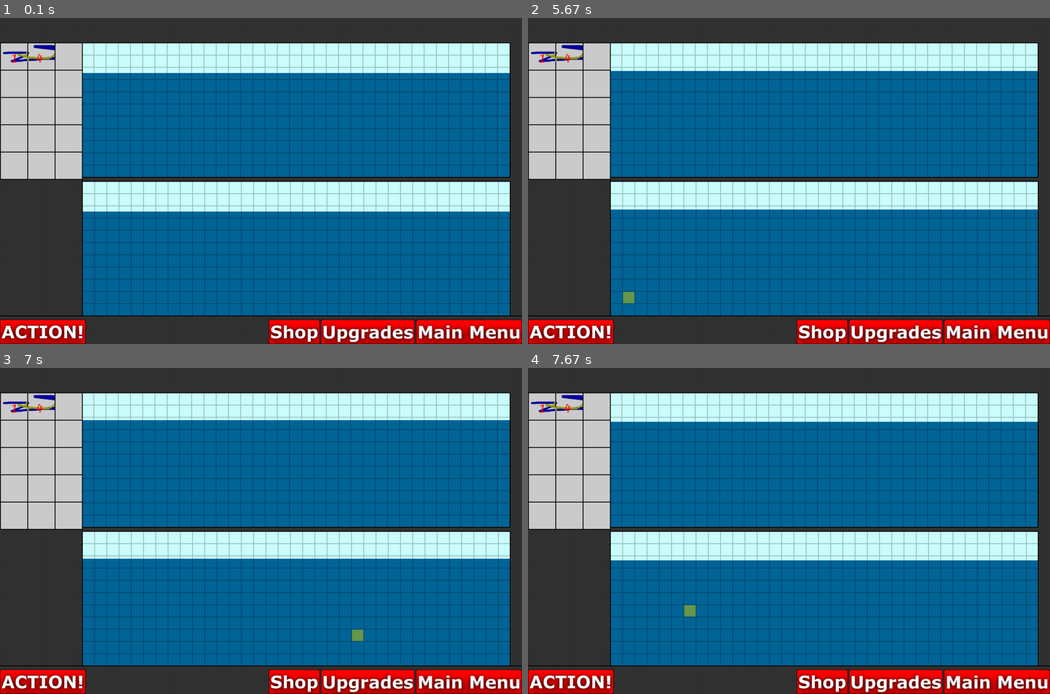
Above: before the commit, frames 1-4 (two rows, left to right).
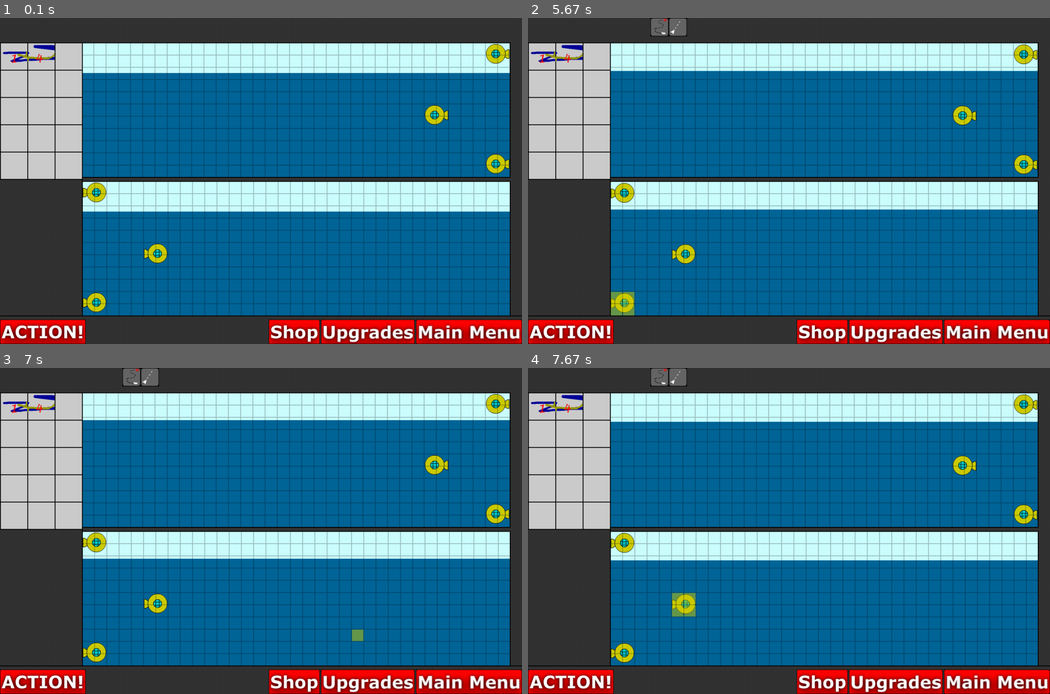
Above: after the commit, the same moments.

Repository: dannenberg/LIFDOFF
Game: pygame game, started from conquertheseas/src/main.py
Two runs of this game, one before a commit and one after it. Both use one fixed random seed, a clock stepped at 60 frames per second and the inputs below. The source is Python 2; it was converted automatically to run under Python 3.
Inputs (mouse positions are in pixels of both pictures, inside the frame that each line leads up to):
- Up to frame 1 (0.1 s): no input
- Up to frame 2 (5.67 s): click (789, 181) at 0.38 s; click (569, 109) at 0.72 s; click (627, 132) at 1.05 s; click (653, 60) at 1.38 s; click (820, 330) at 1.72 s; click (1013, 334) at 2.05 s; click (773, 125) at 2.38 s; click (715, 112) at 2.72 s; click (924, 151) at 3.05 s; click (950, 174) at 3.38 s; click (898, 122) at 3.72 s; click (637, 119) at 4.05 s; click (809, 167) at 4.38 s; click (637, 161) at 4.72 s; click (710, 275) at 5.05 s; click (632, 301) at 5.38 s
- Up to frame 3 (7 s): click (99, 550) at 5.72 s; click (443, 527) at 6.05 s; click (135, 442) at 6.38 s; click (354, 638) at 6.72 s
- Up to frame 4 (7.67 s): click (757, 433) at 7.05 s; click (689, 612) at 7.38 s

The runs differ from the first frame. In frame 1, 1.2% of the frame differs, in the area x 15-98%, y 8-91%; in frame 2, 1.7%, in the area x 15-98%, y 0-92%; in frame 3, 1.6%; in frame 4, 1.7%.

Commit message:
Now there's two boards!

Diff:
--- a/conquertheseas/src/board.py
+++ b/conquertheseas/src/board.py
@@ -1,4 +1,5 @@
 from unit import Unit,UnitFactory
+from defense import DefensiveUnit
 from action import Action
 from constants import SQUARE_SIZE
 import pygame
@@ -11,6 +12,8 @@
         self.cells = [[None for _ in xrange(h)] for _ in xrange(w)]    # initialize the board size
         self.units = []
         self.arrows = pygame.image.load("../img/arrow.png")  # TODO: Load cool image which i haven't done yet.
+        for i in xrange(3):
+            self.add_unit(DefensiveUnit(i))
 
     def draw_board(self):
         for x in self.units:
--- a/conquertheseas/src/defense.py
+++ b/conquertheseas/src/defense.py
@@ -1,11 +1,15 @@
 from unit import Unit
 from action import Action
+from constants import *
 
 class DefensiveUnit(Unit):
-    def __init__(self, (x,y), (w,h), imgsrc):
+    def __init__(self, idd):
+        (x,y) = ((0,0),(5,5),(0,9))[idd]
+        (w,h) = ((2,2),(2,2),(2,2))[idd]
+        imgsrc = ("../img/yellow_sub.png","../img/yellow_sub.png","../img/yellow_sub.png")[idd]
         super(DefensiveUnit, self).__init__((x,y), (w,h), imgsrc, Unit.DEFENSE)
         self._abilities = [Action.MOVE, Action.SHOOT]
-        self._addons = []
+        self.addons = []
 
     def draw_sprite(self, destsurface, loc = None):
         self.advance_sprite()
--- a/conquertheseas/src/screens/gamescreen.py
+++ b/conquertheseas/src/screens/gamescreen.py
@@ -39,10 +39,28 @@
             self.command = "transition shop"
         self.clickbox.append((660,742,122,57), toShop) # SO MAGICAL!
 
-        def boardclick(scr, mpos):
+        def enemy_boardclick(scr, mpos):
             gpos = (BOARD_SQUARES_X - 1 - mpos[0]//SQUARE_SIZE, mpos[1]//SQUARE_SIZE)
             curunit = self.enemy_board.get_cell_content(gpos)   # grab the unit @ this pos
             print "gamescreen.boardclick "+str(gpos)
+
+            #else:               # clicked on nothing
+            if self.held != None:   # looking to place
+                if not isinstance(self.held, Unit):
+                    print "gamescreen.boardclick: add-pole!"
+                    if 35-OFFENSIVE_PLACEMENT_DEPTH > gpos[0] or not self.enemy_board.add_unit(UnitFactory(self.held, gpos)):
+                        print "gamescreen.boardclick: can't drop here!"
+                        return
+                    self.placing_units = False
+                    self.held = None
+                    self.current_action = None
+                    self.offense_panel.selected = None
+
+        def my_boardclick(scr, mpos):
+            gpos = (mpos[0]//SQUARE_SIZE, mpos[1]//SQUARE_SIZE)
+            curunit = self.my_board.get_cell_content(gpos)   # grab the unit @ this pos
+            print "gamescreen.boardclick "+str(gpos)
+
             if isinstance(self.held, Unit):     # if you're holding a Unit you're probably trying to move somewhere
                 if gpos in self.movement_locs:  # Deselect (you didn't try to move somewhere legal)
                     self.held.queue_movements(x[:2] for x in self.arrow_locs)   # queue his movements based on the arrows
@@ -51,6 +69,7 @@
                 self.current_action = None  # no more "MOVE" action
                 self.movement_locs = []     # clear the highlighted area
                 self.arrow_locs = []
+
             if curunit != None: # clicked on a unit: do as he wants
                 if curunit._class == Unit.DEFENSE:
                     options = curunit.get_abilities()   # get his possible actions
@@ -69,18 +88,9 @@
                             self.action_loc = (gpos[0]*SQUARE_SIZE, gpos[1]*SQUARE_SIZE, 0)
                         except AttributeError:
                             print "TODO: avoid double placing this hitbox"
-            else:               # clicked on nothing
-                if self.held != None:   # looking to place
-                    if not isinstance(self.held, Unit):
-                        print "gamescreen.boardclick: add-pole!"
-                        if 35-OFFENSIVE_PLACEMENT_DEPTH > gpos[0] or not self.enemy_board.add_unit(UnitFactory(self.held, gpos)):
-                            print "gamescreen.boardclick: can't drop here!"
-                            return
-                        self.placing_units = False
-                        self.held = None
-                        self.current_action = None
-                        self.offense_panel.selected = None
-        self.clickbox.append((ENEMY_BOARD_X, ENEMY_BOARD_Y, BOARD_WIDTH, BOARD_HEIGHT), boardclick)
+
+        self.clickbox.append((ENEMY_BOARD_X, ENEMY_BOARD_Y, BOARD_WIDTH, BOARD_HEIGHT), enemy_boardclick)
+        self.clickbox.append((   MY_BOARD_X,    MY_BOARD_Y, BOARD_WIDTH, BOARD_HEIGHT), my_boardclick)
 
         def action_button(scr, mpos):
             self.held = None
@@ -241,10 +251,10 @@
         self.offense_panel.draw_panel()
 
         for x in self.movement_locs:
-            self.enemy_board.surface.blit(self.highlight, (x[0]*SQUARE_SIZE+2, x[1]*SQUARE_SIZE+2))
+            self.my_board.surface.blit(self.highlight, (x[0]*SQUARE_SIZE+2, x[1]*SQUARE_SIZE+2))
 
         for x in self.arrow_locs:
-            self.enemy_board.surface.blit(self.arrows, (x[0]*SQUARE_SIZE+2, x[1]*SQUARE_SIZE+2), ((SQUARE_SIZE*x[2],0),(SQUARE_SIZE,SQUARE_SIZE)))
+            self.my_board.surface.blit(self.arrows, (x[0]*SQUARE_SIZE+2, x[1]*SQUARE_SIZE+2), ((SQUARE_SIZE*x[2],0),(SQUARE_SIZE,SQUARE_SIZE)))
 
         if self.placing_units:
             self.enemy_board.surface.blit(pygame.transform.scale(self.highlight, (SQUARE_SIZE*OFFENSIVE_PLACEMENT_DEPTH, SQUARE_SIZE*11)), ((35-OFFENSIVE_PLACEMENT_DEPTH)*SQUARE_SIZE,0))
--- a/conquertheseas/src/unit.py
+++ b/conquertheseas/src/unit.py
@@ -23,7 +23,7 @@
             return [(x,y) for x in xrange(2) for y in xrange(2)]
         raise ValueError("Unknown unit id "+str(idd))
 
-class Unit:
+class Unit(object):
     DEFENSE = 1
     OFFENSE = 2
     BULLET  = 3
Not shown, changed: handins/designdoc/conquertheseas.dia
